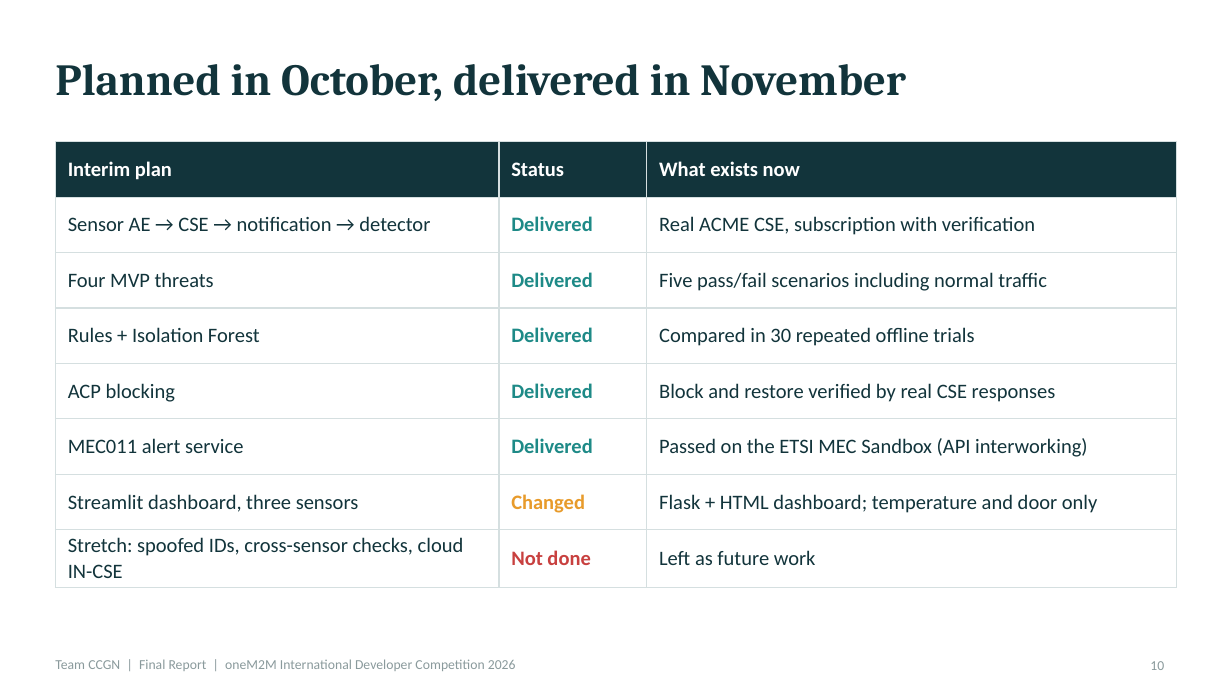
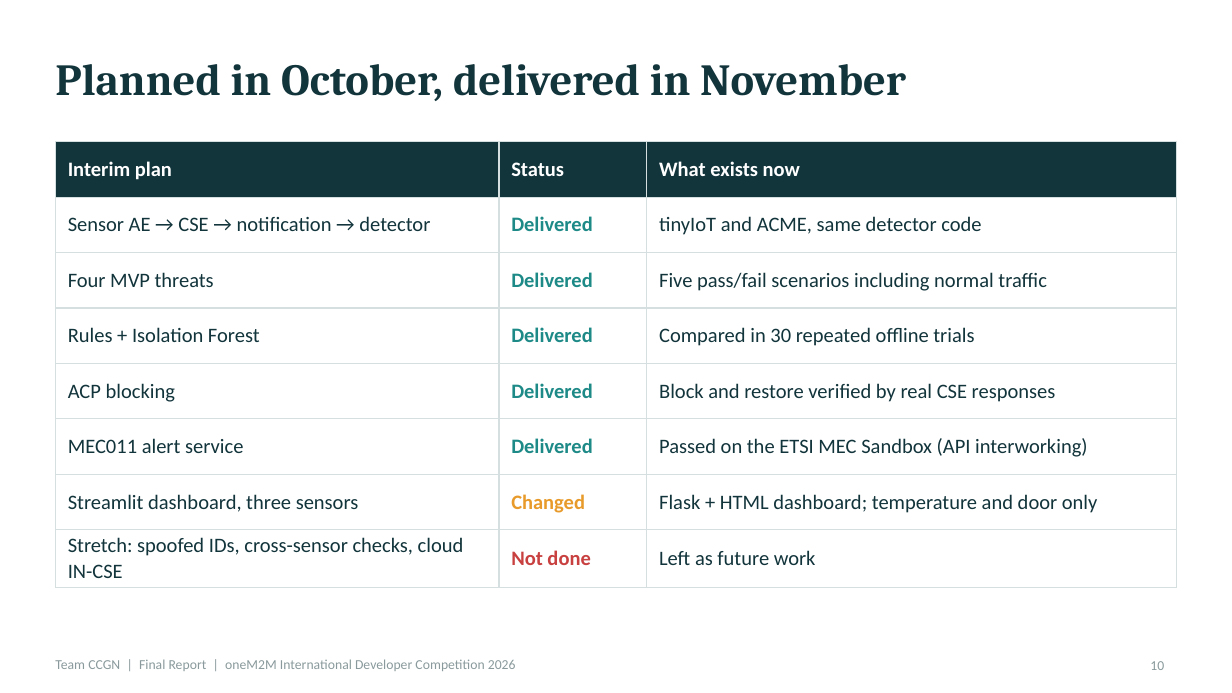
Before and after one commit to easycode42/ccgn-edge-iot-security, a slide deck: slide 10 of deliverables/CCGN_Final_Report.pptx. Drawn at 1232x693 pixels with LibreOffice and Linux fonts; fonts in the diff are those of the drawing. Boxes give left, top, right and bottom in pixels: in the first picture for what was removed or moved away, otherwise in the second. Text is boxed around its words. In the diff, an @@ line names an element or a change of style, - is before the commit and + after.

```diff
--- a/deliverables/CCGN_Final_Report.pptx
+++ b/deliverables/CCGN_Final_Report.pptx
@@ table at bbox=[55, 142, 1177, 582] @@
-row 2, column 3: Real ACME CSE, subscription with verification
+row 2, column 3: tinyIoT and ACME, same detector code
```
Also in this commit, not shown: 6 other slides changed, 19 other files.
